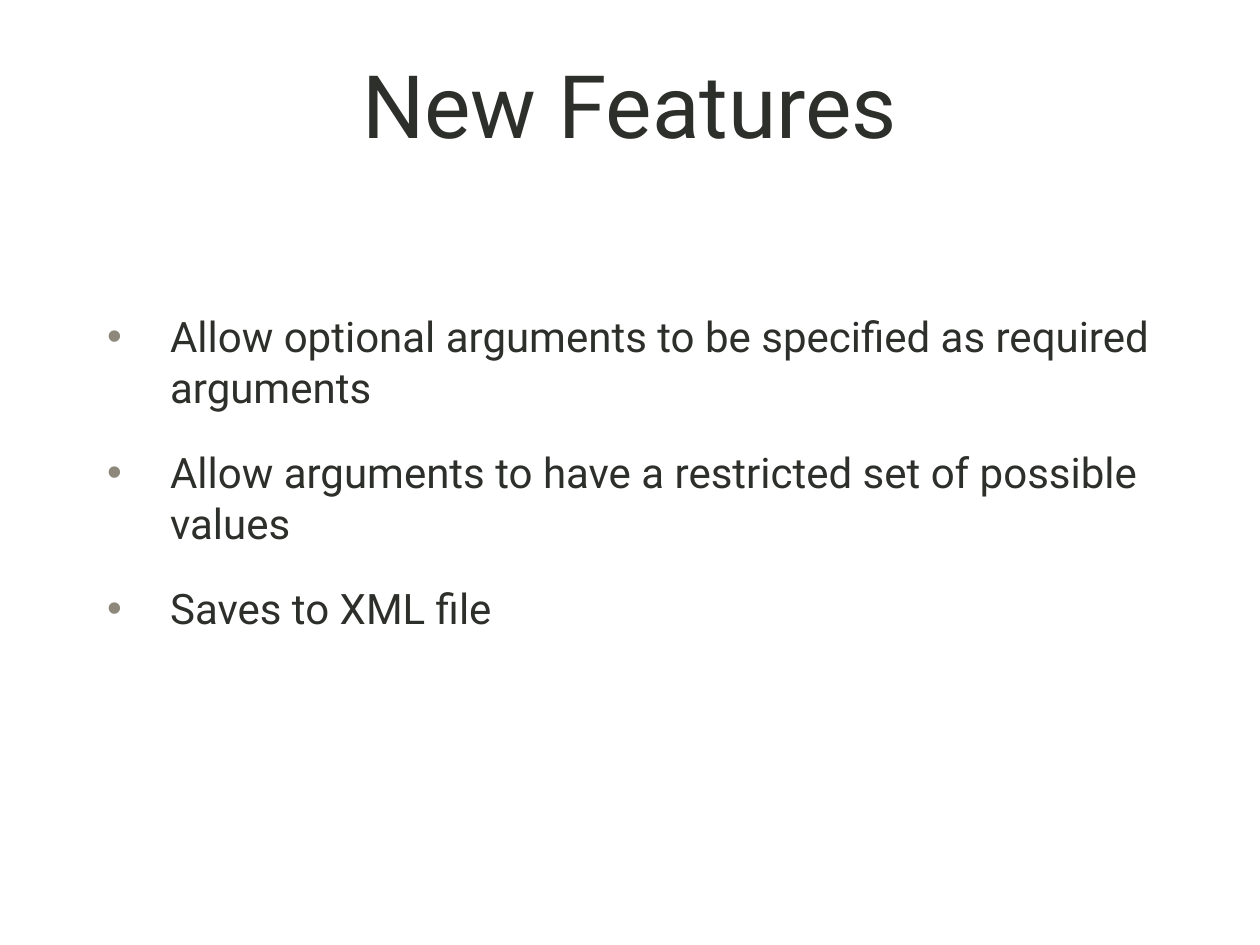
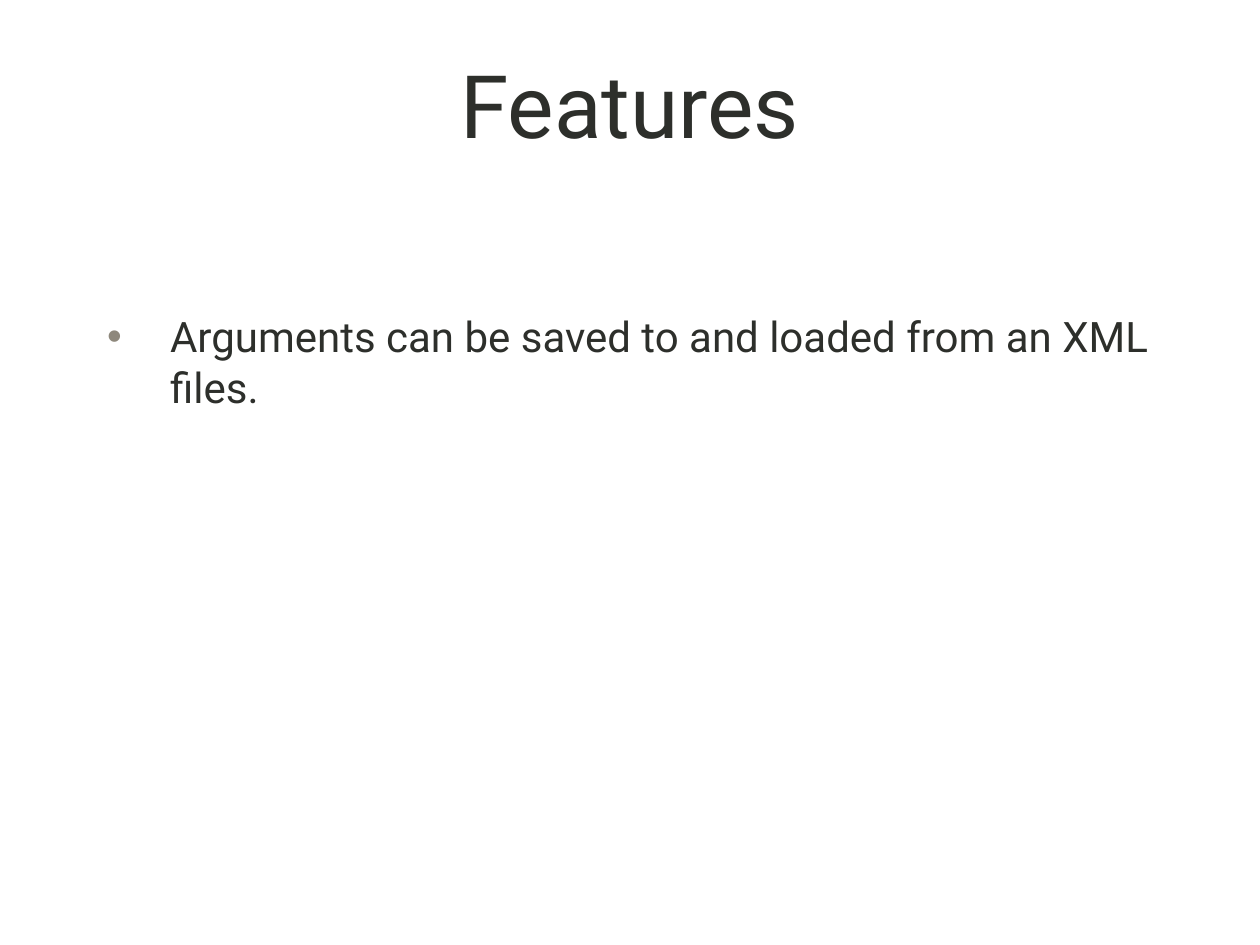
Before and after one commit to alixrosarion/ArgumentParser---Software-1, a slide deck: slide 3 of Sprint 4 Presentation.pptx (slide 2 before the commit). Drawn at 1260x945 pixels with LibreOffice and Linux fonts; fonts in the diff are those of the drawing; background and template pictures are left out. Boxes give left, top, right and bottom in pixels: in the first picture for what was removed or moved away, otherwise in the second. Text is boxed around its words. In the diff, an @@ line names an element or a change of style, - is before the commit and + after.

```diff
--- a/Sprint 4 Presentation.pptx
+++ b/Sprint 4 Presentation.pptx
@@ title at [460,75,799,139]: text changed @@
-New Features
+Features
@@ text at [170,320,1148,404]: text changed @@
-• Allow optional arguments to be specified as required arguments
-• Allow arguments to have a restricted set of possible values
-• Saves to XML file
+• Arguments can be saved to and loaded from an XML files.
```
Also in this commit, not shown: 1 other slide changed, 1 slide added, 1 slide removed, 55 other files.
